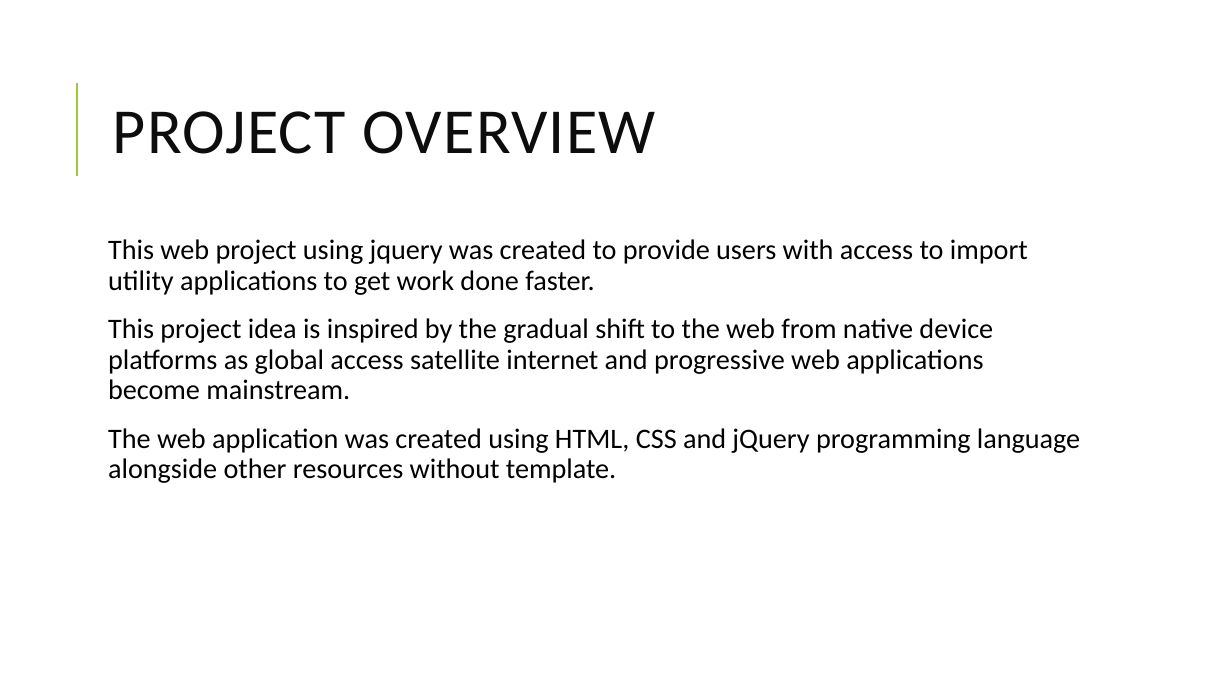
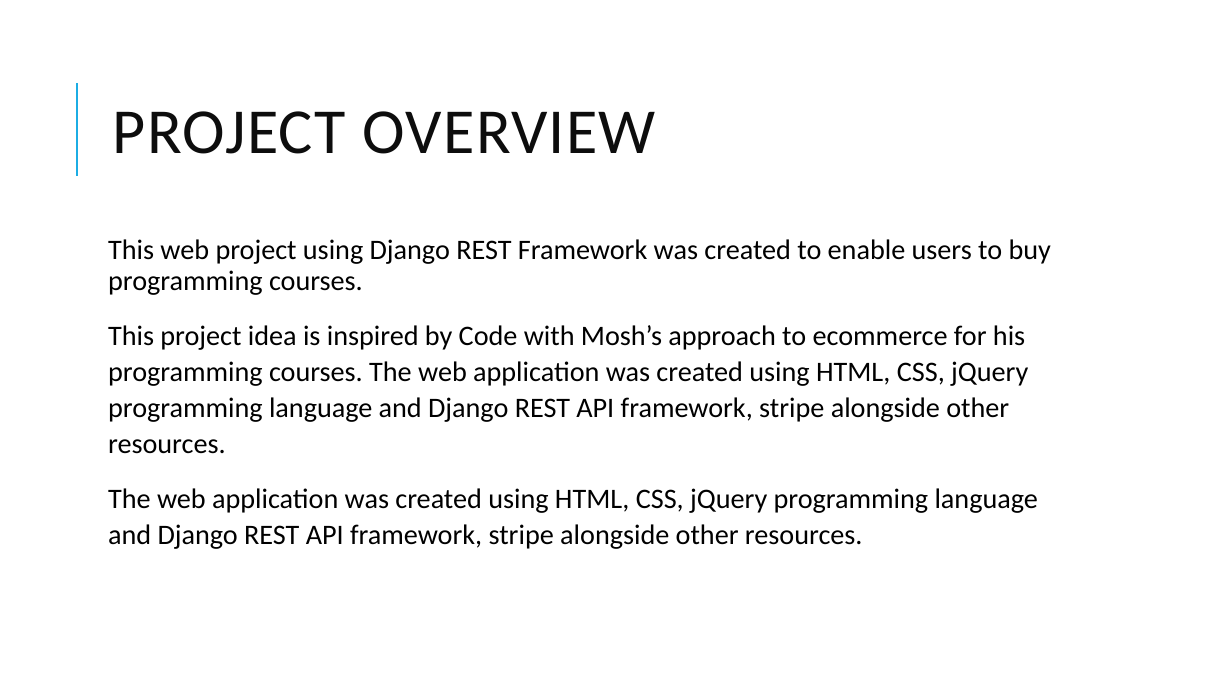
Before and after one commit to davidadey000/codeavenue, a slide deck: slide 2 of documentation/final_project_presentation.pptx. Drawn at 1232x693 pixels with LibreOffice and Linux fonts; fonts in the diff are those of the drawing. Boxes give left, top, right and bottom in pixels: in the first picture for what was removed or moved away, otherwise in the second. Text is boxed around its words. In the diff, an @@ line names an element or a change of style, - is before the commit and + after.

```diff
--- a/documentation/final_project_presentation.pptx
+++ b/documentation/final_project_presentation.pptx
@@ line (77, 176) - (77, 83): stroke #99CB38 1.5 pt to #1CADE4 1.5 pt @@
@@ text at (108, 239, 1051, 549): text changed @@
-This web project using jquery was created to provide users with access to import utility applications to get work done faster.
-This project idea is inspired by the gradual shift to the web from native device platforms as global access satellite internet and progressive web applications become mainstream.
-The web application was created using HTML, CSS and jQuery programming language alongside other resources without template.
+This web project using Django REST Framework was created to enable users to buy programming courses.
+This project idea is inspired by Code with Mosh’s approach to ecommerce for his programming courses. The web application was created using HTML, CSS, jQuery programming language and Django REST API framework, stripe alongside other resources.
+The web application was created using HTML, CSS, jQuery programming language and Django REST API framework, stripe alongside other resources.
```
Also in this commit, not shown: 5 other slides changed, 5 slides added, 1 slide removed, 16 other files.
